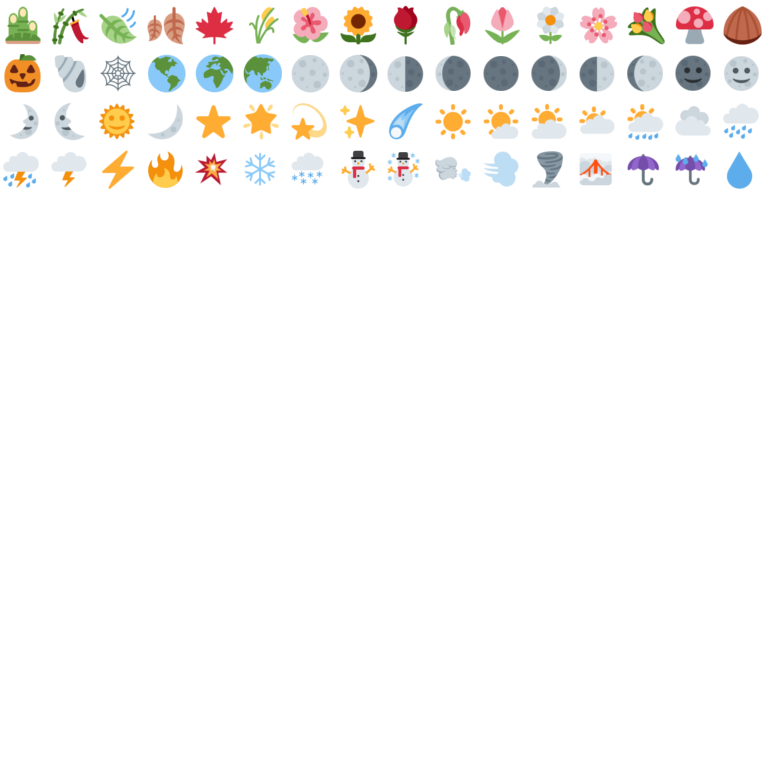
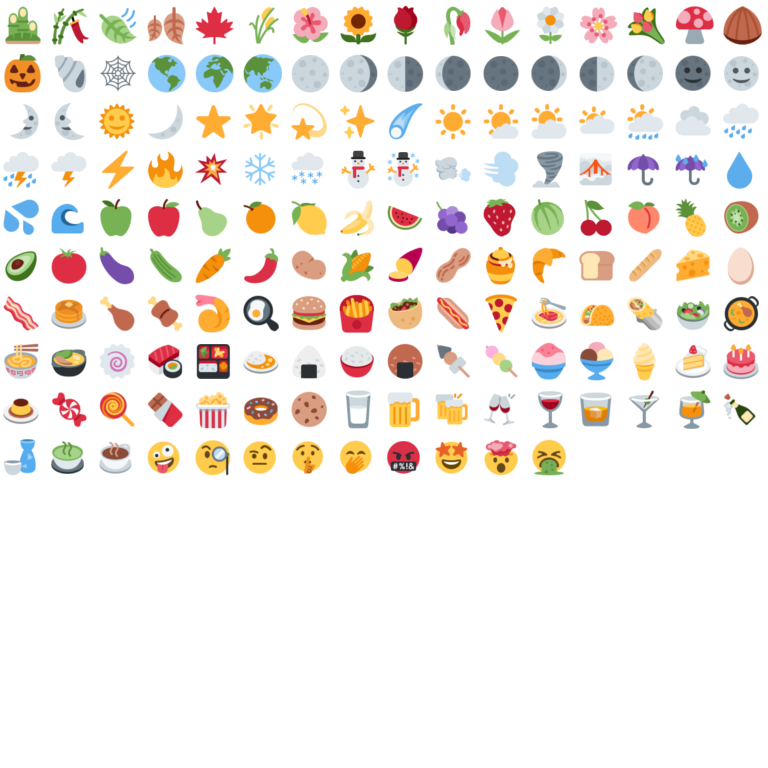
Comparing the layer stacks of the two 768 x 768 images. Changes:
added layer ":face_with_monocle:" above ":crazy_face::" over [195, 440, 231, 476]
added layer ":cookie:" above ":doughnut:" over [291, 391, 327, 428]
added layer ":popcorn:" above ":chocolate_bar:" over [195, 391, 231, 429]
added layer ":lollipop:" above ":candy:" over [99, 391, 135, 427]
added layer ":candy:" above ":custard:" over [51, 392, 87, 428]
added layer ":birthday:" above ":cake:" over [723, 344, 759, 380]
added layer ":ice_cream:" above ":shaved_ice:" over [579, 341, 614, 381]
added layer ":shaved_ice:" above ":dango:" over [531, 342, 567, 381]
added layer ":rice_cracker:" above ":rice:" over [387, 343, 423, 379]
added layer ":fish_cake:" above ":stew:" over [99, 343, 135, 379]
added layer ":ramen:" above ":shallow_pan_of_food:" over [3, 343, 39, 379]
added layer ":shallow_pan_of_food:" above ":green_salad:" over [723, 296, 759, 332]
added layer ":fries:" above ":hamburger:" over [339, 294, 375, 333]
added layer ":hamburger:" above ":fried_egg:" over [291, 295, 327, 331]
added layer ":fried_egg:" above ":fried_shrimp:" over [243, 295, 279, 332]
added layer ":fried_shrimp:" above ":meat_on_bone:" over [195, 294, 231, 333]
added layer ":meat_on_bone:" above ":poultry_leg:" over [147, 296, 183, 332]
added layer ":poultry_leg:" above ":pancakes:" over [99, 296, 135, 332]
added layer ":peanuts:" above ":sweet_potato:" over [435, 247, 471, 283]
added layer ":hot_pepper:" above ":carrot:" over [243, 248, 279, 284]
added layer ":carrot:" above ":cucumber:" over [195, 247, 232, 284]
added layer ":eggplant:" above ":tomato:" over [99, 247, 135, 285]
added layer ":tomato:" above ":avocado:" over [51, 247, 87, 284]
added layer ":lemon:" above ":tangerine:" over [291, 200, 327, 236]
…and 68 more changes (68 added)
